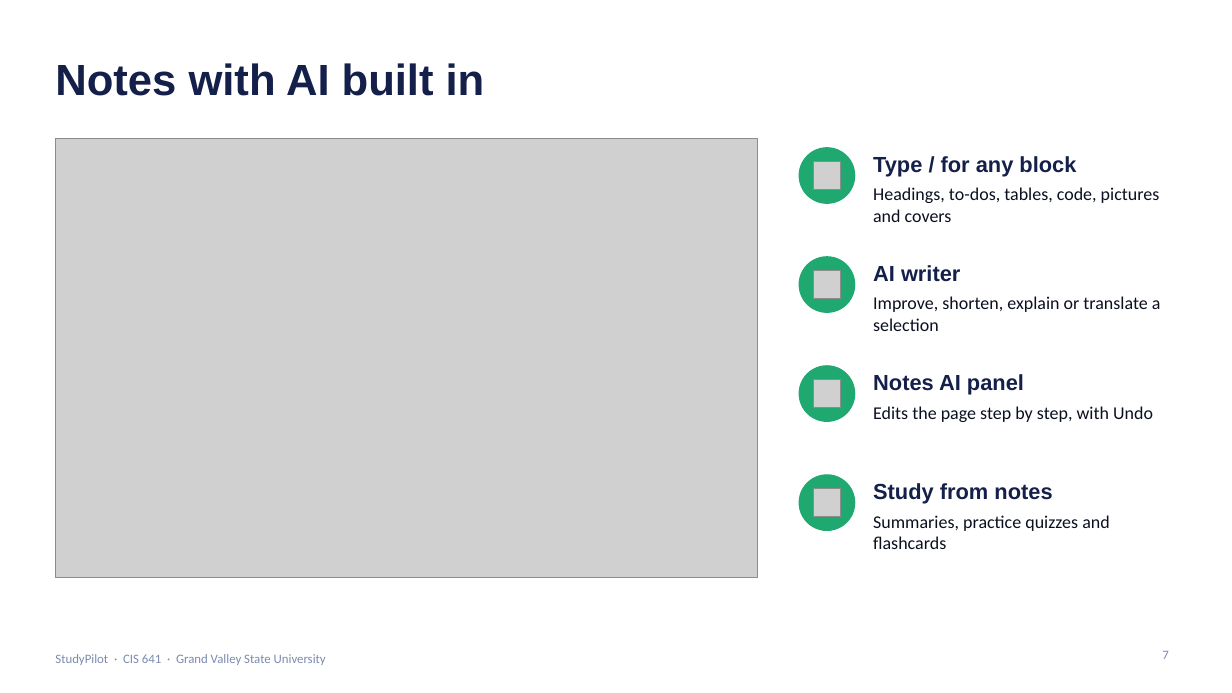
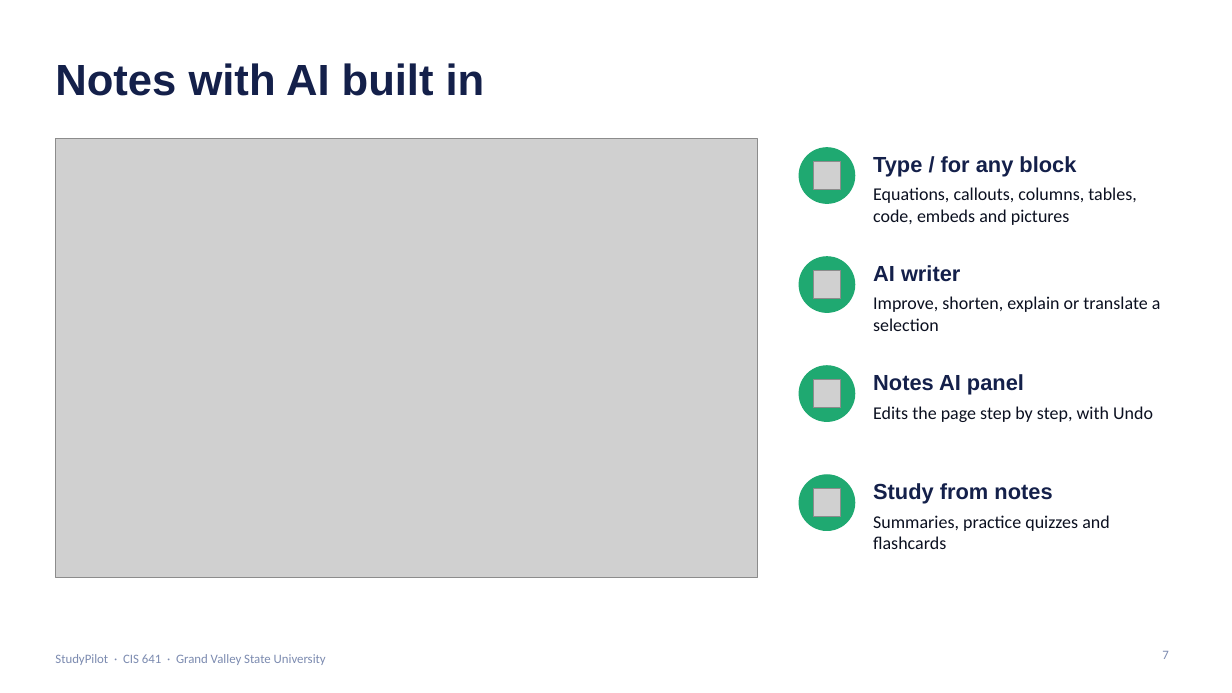
Before and after one commit to alibelhrak/GVSU-CIS641-AIStudyAssistant, a slide deck: slide 7 of docs/StudyPilot_Presentation.pptx. Drawn at 1232x693 pixels with LibreOffice and Linux fonts; fonts in the diff are those of the drawing; grey boxes stand for pictures; background and template pictures are left out. Boxes give left, top, right and bottom in pixels: in the first picture for what was removed or moved away, otherwise in the second. Text is boxed around its words. In the diff, an @@ line names an element or a change of style, - is before the commit and + after.

```diff
--- a/docs/StudyPilot_Presentation.pptx
+++ b/docs/StudyPilot_Presentation.pptx
@@ text at box(873, 187, 1136, 225): text changed @@
-Headings, to-dos, tables, code, pictures and covers
+Equations, callouts, columns, tables, code, embeds and pictures
```
Also in this commit, not shown: 4 other slides changed, 2 slides added, 7 other files.
